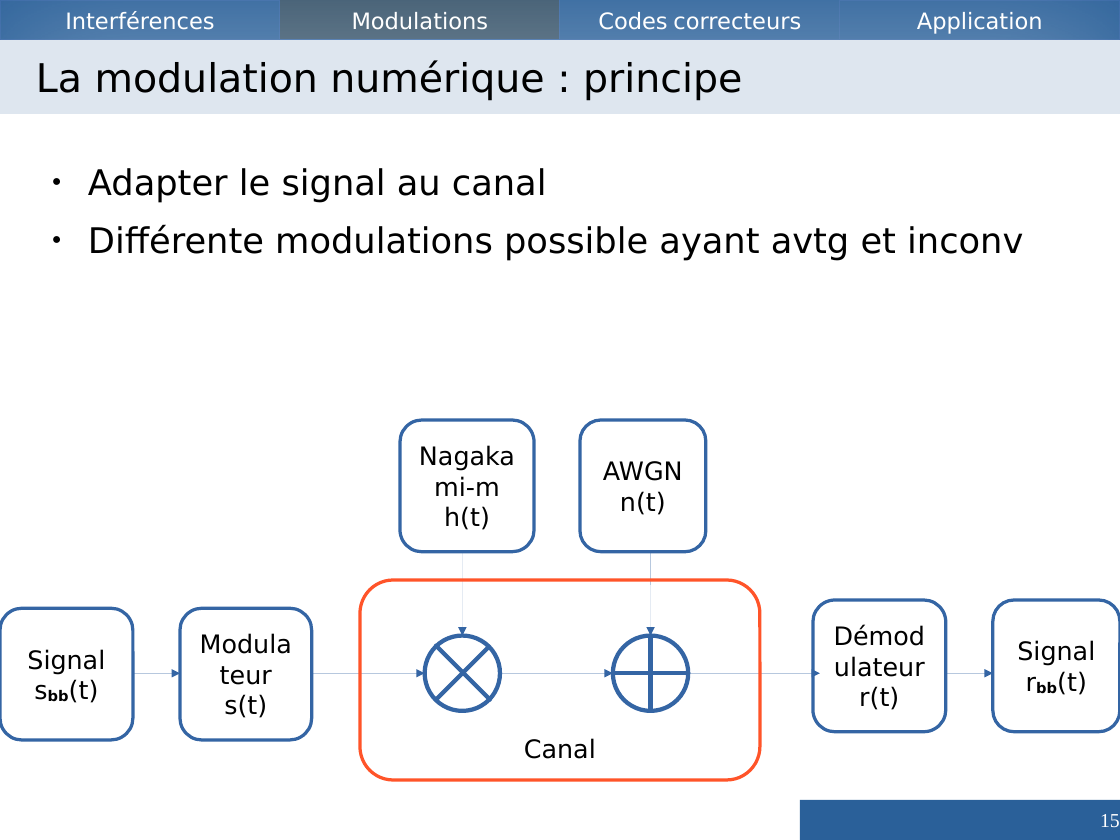
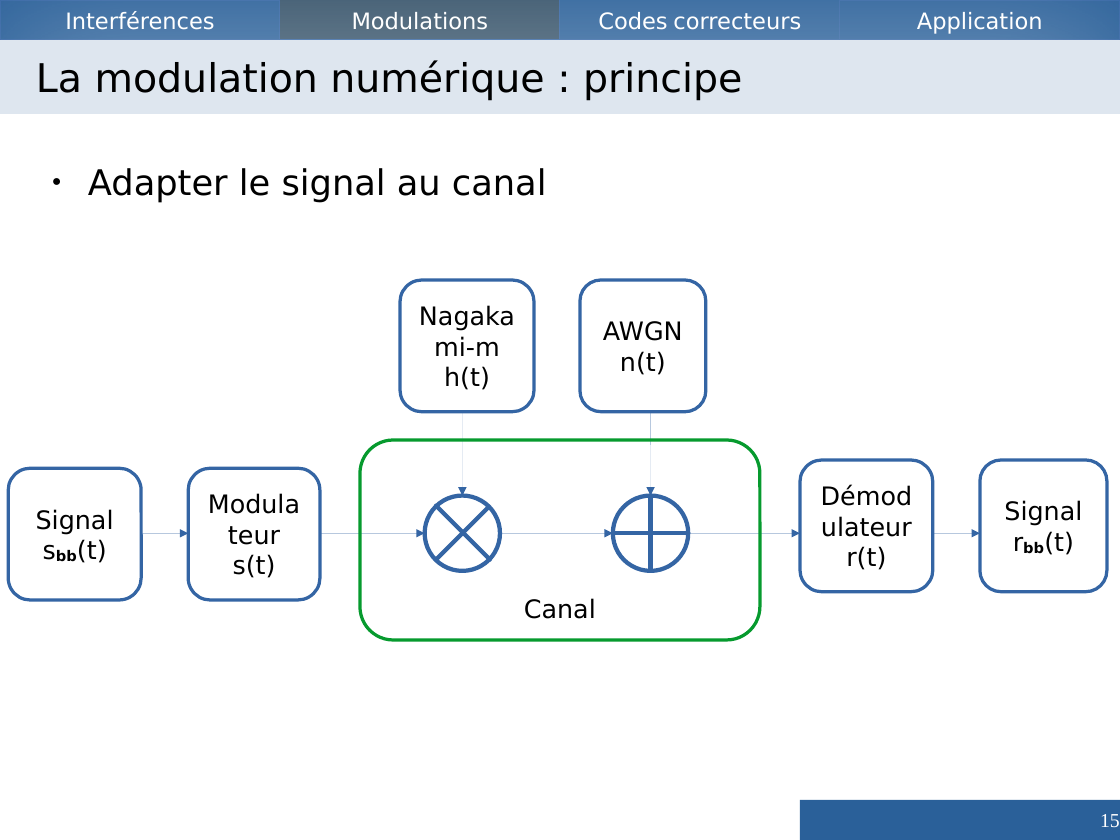
Before and after one commit to Vzrod/tipe, a slide deck: slide 15 of TIPE.odp. Drawn at 1120x840 pixels with LibreOffice and Linux fonts; fonts in the diff are those of the drawing. Boxes give left, top, right and bottom in pixels: in the first picture for what was removed or moved away, otherwise in the second. Text is boxed around its words. In the diff, an @@ line names an element or a change of style, - is before the commit and + after.

```diff
--- a/TIPE.odp
+++ b/TIPE.odp
@@ text at (88, 224, 1023, 260): paragraph removed @@
-● Différente modulations possible ayant avtg et inconv
@@ rounded rectangle "Canal" at (360, 440, 760, 640): outline #FF5429 2.3 pt to #069A2E 2.3 pt @@
@@ rounded rectangle "Démodulateur": place and size @@
-rounded rectangle "Démodulateur" at (813, 601, 946, 733)
+rounded rectangle "Démodulateur" at (800, 460, 933, 593)
@@ freeform shape "Signal": place and size @@
-freeform shape "Signal" at (993, 601, 1120, 733)
+freeform shape "Signal" at (981, 460, 1108, 593)
@@ 2 rounded rectangles, 1 arrow: place and size @@
-2 rounded rectangles, 1 arrow at (0, 609, 312, 741)
+2 rounded rectangles, 1 arrow at (8, 469, 320, 601)
@@ arrow moved from (312, 674) - (425, 674) to (320, 534) - (425, 534) @@
@@ 3 freeform shapes, 3 arrows, 2 rounded rectangles: place and size @@
-3 freeform shapes, 3 arrows, 2 rounded rectangles at (360, 420, 760, 781)
+3 freeform shapes, 3 arrows, 2 rounded rectangles at (360, 281, 760, 640)
@@ arrow moved from (688, 674) - (820, 674) to (688, 534) - (800, 534) @@
@@ arrow moved from (946, 674) - (993, 674) to (933, 534) - (981, 534) @@
```
Also in this commit, not shown: 9 other slides changed, 7 slides added, 6 slides removed, 5 other files.
